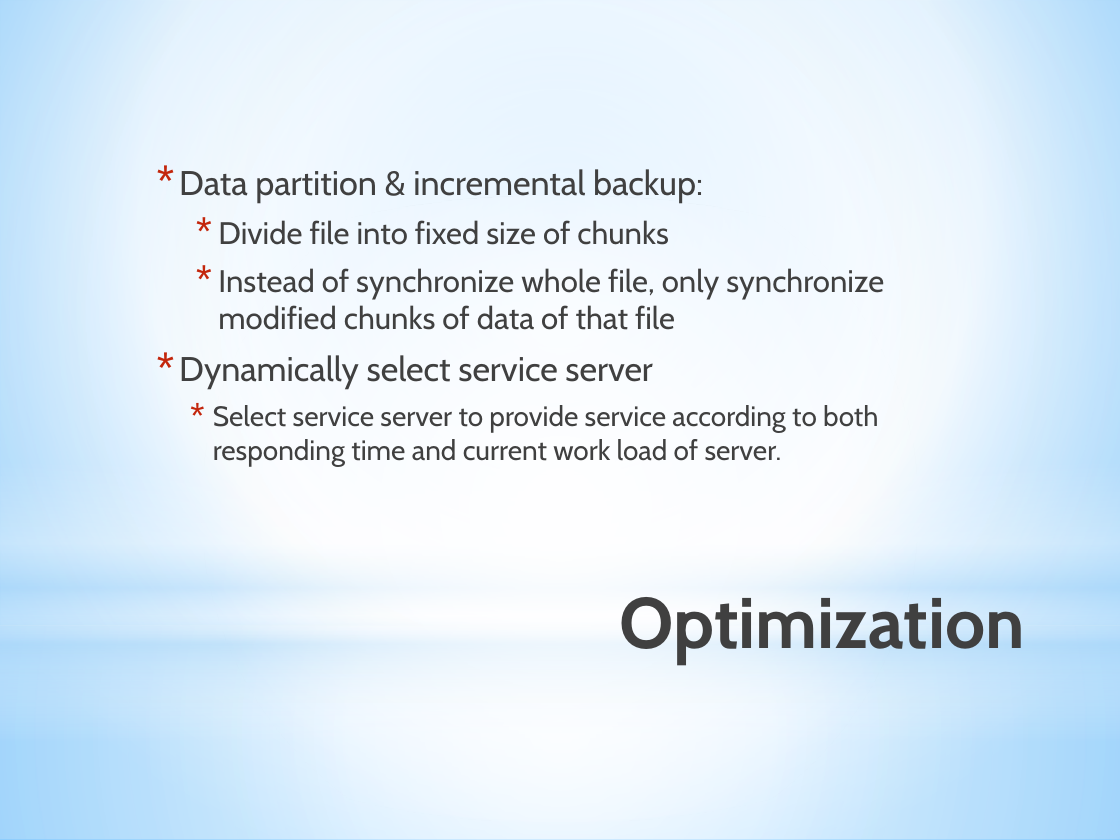
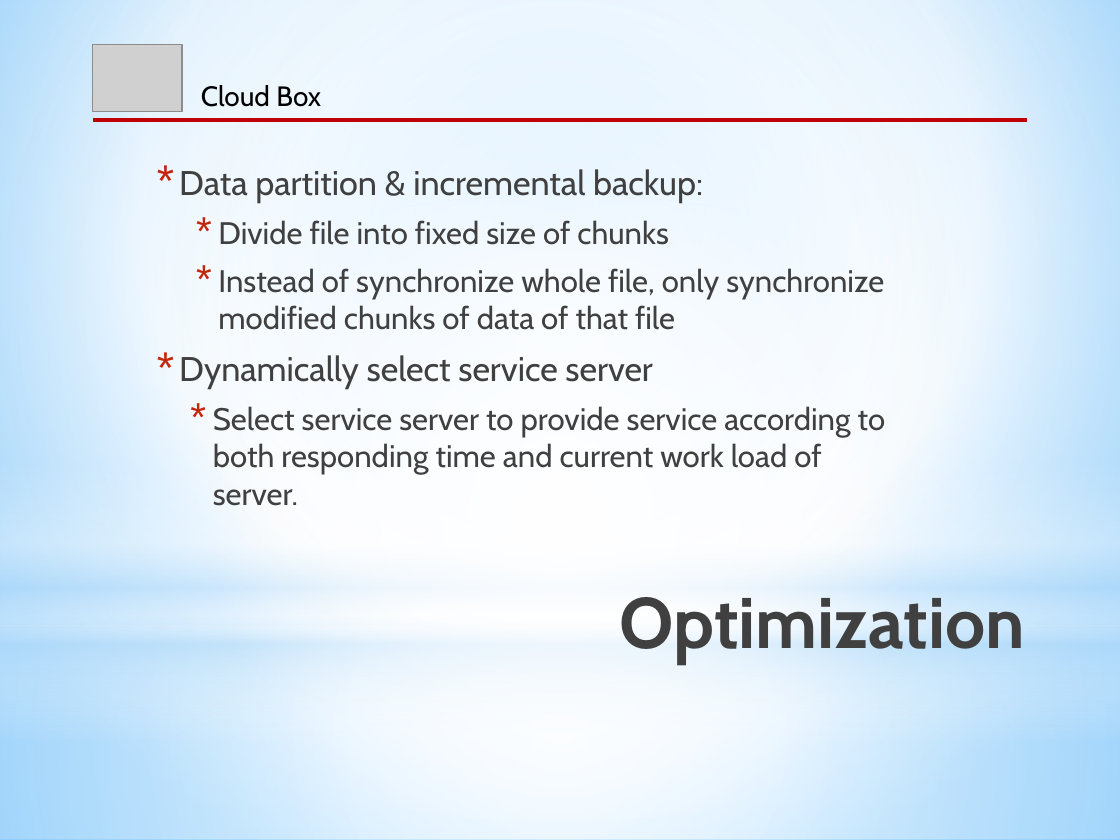
Before and after one commit to CICS525Project/DropboxImpl, a slide deck: slide 11 of Cloud Box_ppt.pptx. Drawn at 1120x840 pixels with LibreOffice and Linux fonts; fonts in the diff are those of the drawing; grey boxes stand for pictures. Boxes give left, top, right and bottom in pixels: in the first picture for what was removed or moved away, otherwise in the second. Text is boxed around its words. In the diff, an @@ line names an element or a change of style, - is before the commit and + after.

Commit message:
PPT final update
Format update

```diff
--- a/Cloud Box_ppt.pptx
+++ b/Cloud Box_ppt.pptx
@@ picture added at bbox=[93, 44, 183, 111] @@
@@ text added at bbox=[201, 85, 321, 107], 18 pt, text #000000 @@
+Cloud Box
@@ line added from (93, 120) to (1027, 120), #C00000 2.5 pt @@
@@ text at bbox=[213, 406, 885, 506]: size 18 to 20 pt in "Select service server to provide service according ..." @@
```
Also in this commit, not shown: 13 other slides changed.
